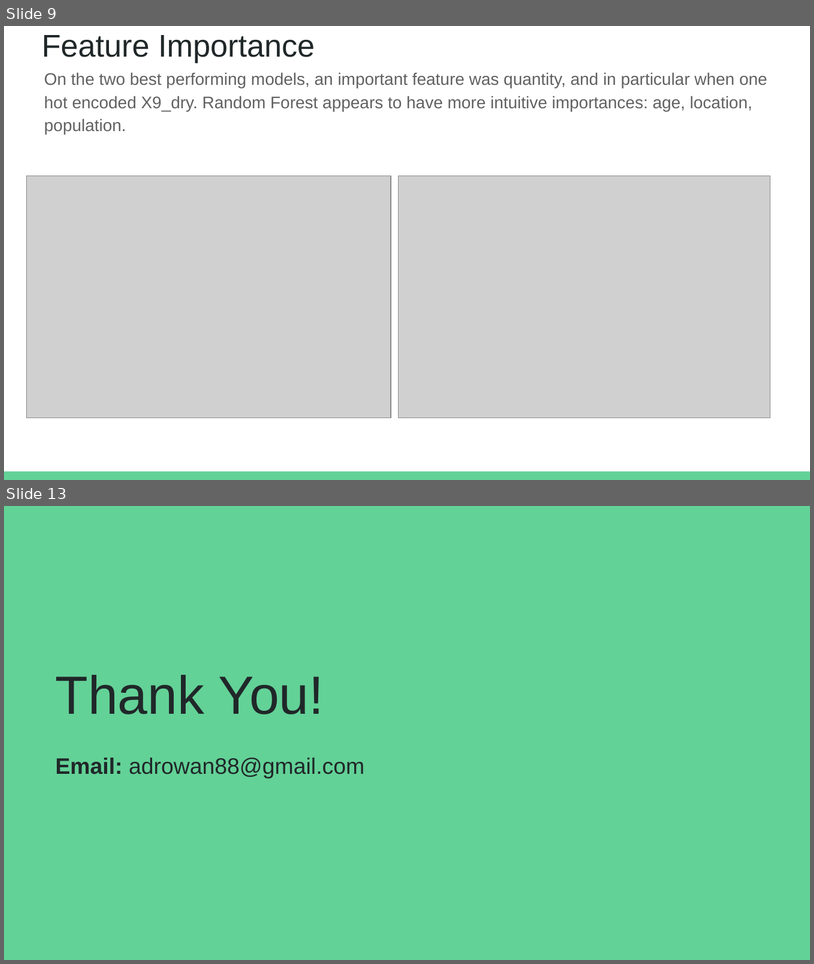
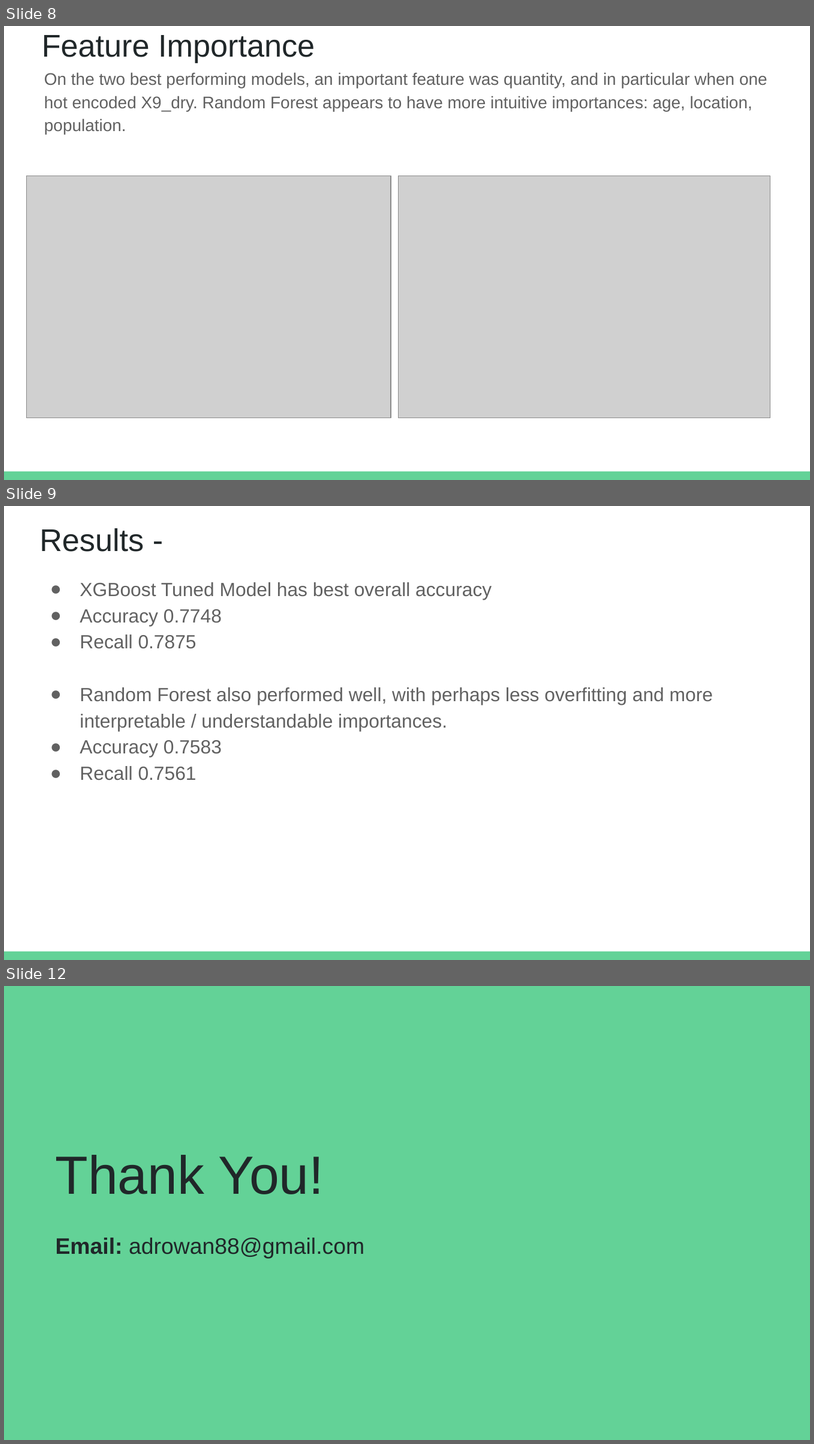
Before and after one commit to aggie2411/Phase_3_Project, a slide deck: Presentation/Pump it up Presentation.pptx. Shown one above the other, each under a label of ours: slides 9 and 13 before the commit, slides 8, 9 and 12 after it; the slides between them are not shown. The pictures are 814x964 and 814x1444 pixels, drawn with LibreOffice and Linux fonts; fonts in the diff are those of the drawing; grey boxes stand for pictures. Boxes give left, top, right and bottom in pixels: in the first picture for what was removed or moved away, otherwise in the second. Text is boxed around its words. In the diff, an @@ line names an element or a change of style, - is before the commit and + after.

Commit message:
pushing project - no models

```diff
--- a/Presentation/Pump it up Presentation.pptx
+++ b/Presentation/Pump it up Presentation.pptx
@@ slide 9 added at box(4, 506, 810, 960), background #FFFFFF; not listed: 1 template element that a slide beside it also shows @@
@@ title added at box(39, 528, 144, 552), 28 pt, text #202729 @@
+Results -
@@ text added at box(80, 582, 713, 780), 17 pt, text #616161 @@
+● XGBoost Tuned Model has best overall accuracy
+● Accuracy 0.7748
+● Recall 0.7875
+● Random Forest also performed well, with perhaps less overfitting and more interpretable / understandable importances.
+● Accuracy 0.7583
+● Recall 0.7561
@@ what was slide 9 is now slide 8 @@
@@ what was slide 13 is now slide 12 @@
```
Also in this commit, not shown: 3 slides changed, 2 slides removed, 13 other files.
